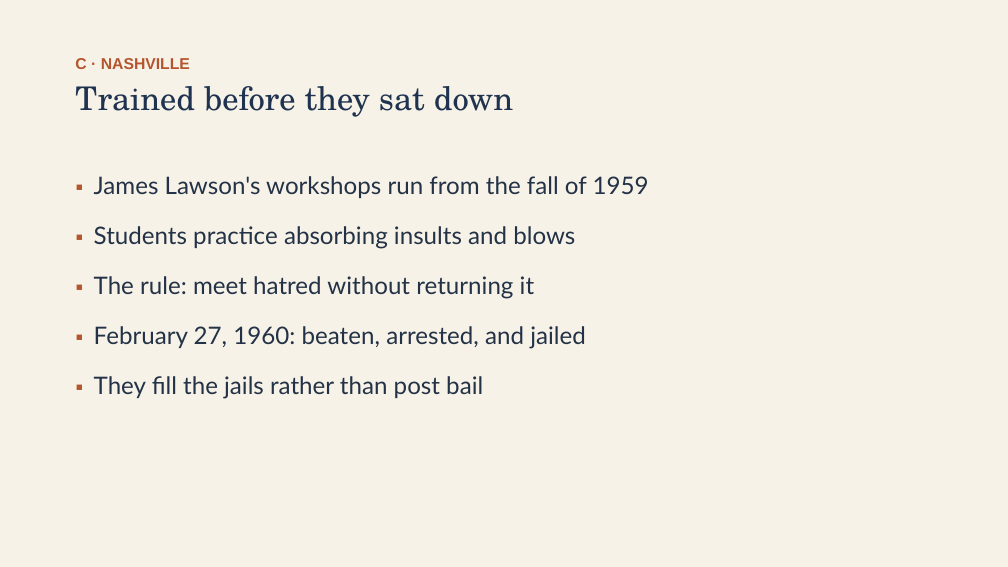
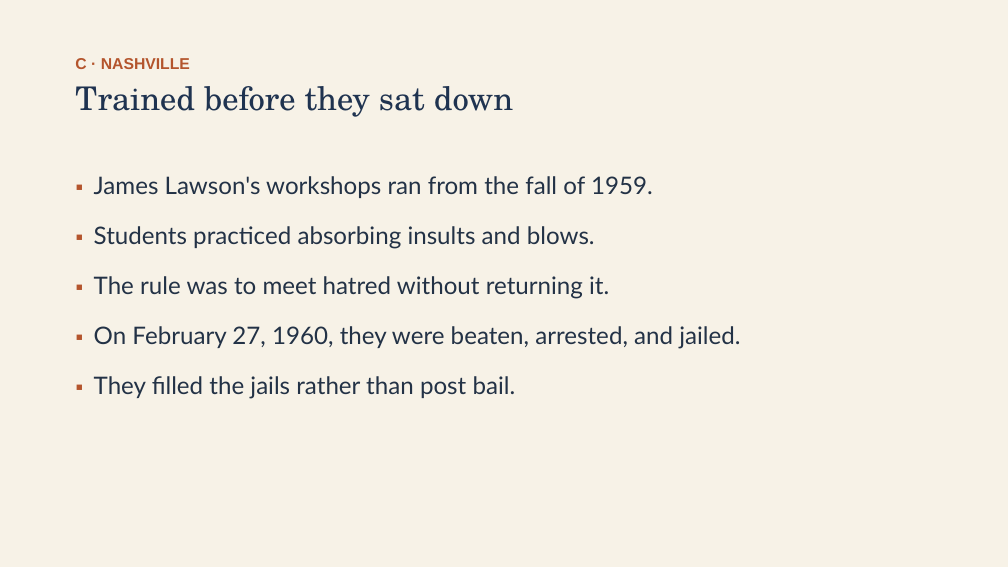
Before and after one commit to ab17gthb/humanities-curriculum-group, a slide deck: slide 10 of civil-rights/lesson-04/lesson-04-slides.pptx. Drawn at 1008x567 pixels with LibreOffice and Linux fonts; fonts in the diff are those of the drawing. Boxes give left, top, right and bottom in pixels: in the first picture for what was removed or moved away, otherwise in the second. Text is boxed around its words. In the diff, an @@ line names an element or a change of style, - is before the commit and + after.

```diff
--- a/civil-rights/lesson-04/lesson-04-slides.pptx
+++ b/civil-rights/lesson-04/lesson-04-slides.pptx
@@ text at [94,176,740,399]: text changed @@
-▪ James Lawson's workshops run from the fall of 1959
-▪ Students practice absorbing insults and blows
-▪ The rule: meet hatred without returning it
-▪ February 27, 1960: beaten, arrested, and jailed
-▪ They fill the jails rather than post bail
+▪ James Lawson's workshops ran from the fall of 1959.
+▪ Students practiced absorbing insults and blows.
+▪ The rule was to meet hatred without returning it.
+▪ On February 27, 1960, they were beaten, arrested, and jailed.
+▪ They filled the jails rather than post bail.
```
Also in this commit, not shown: 11 other slides changed, 6 other files.
